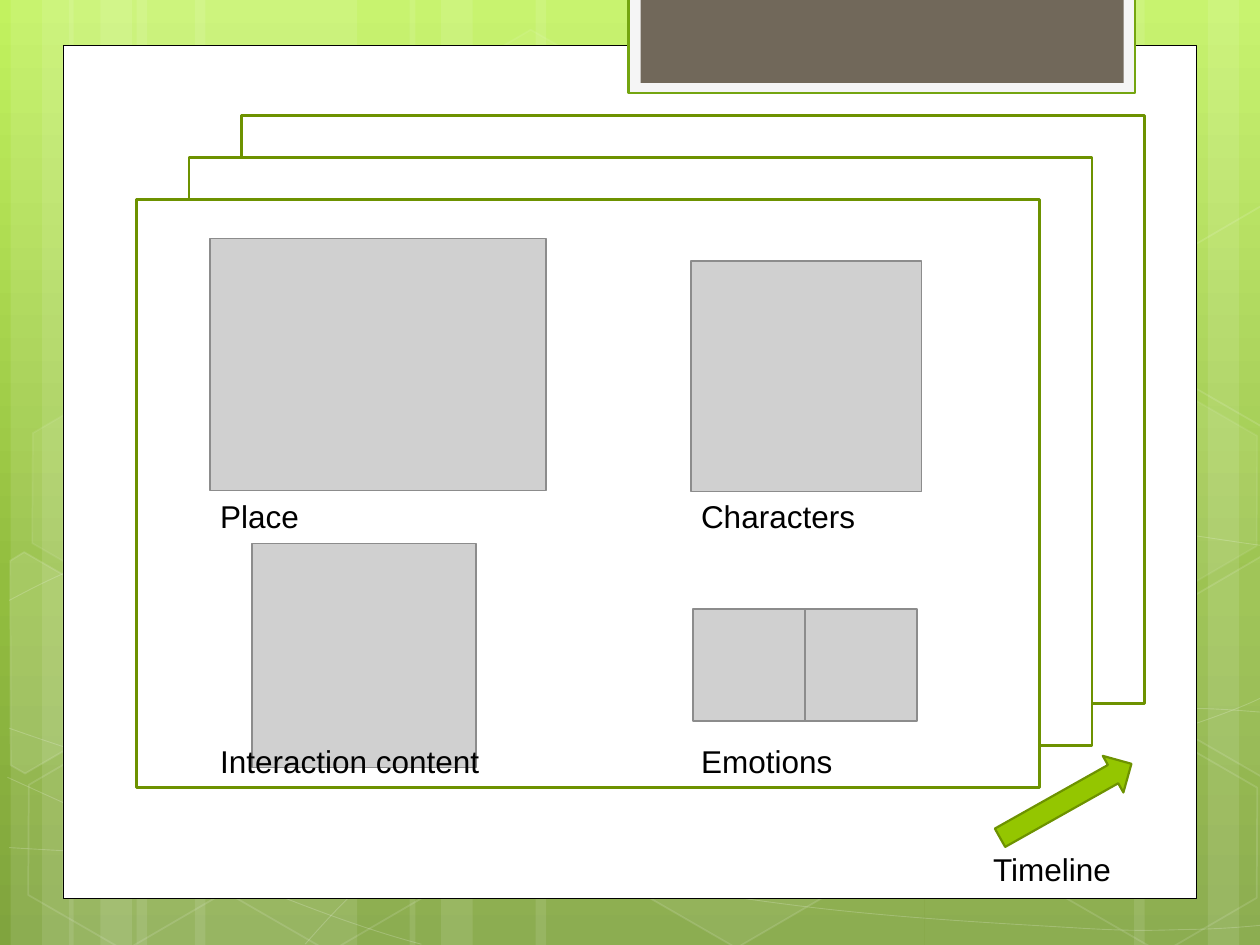
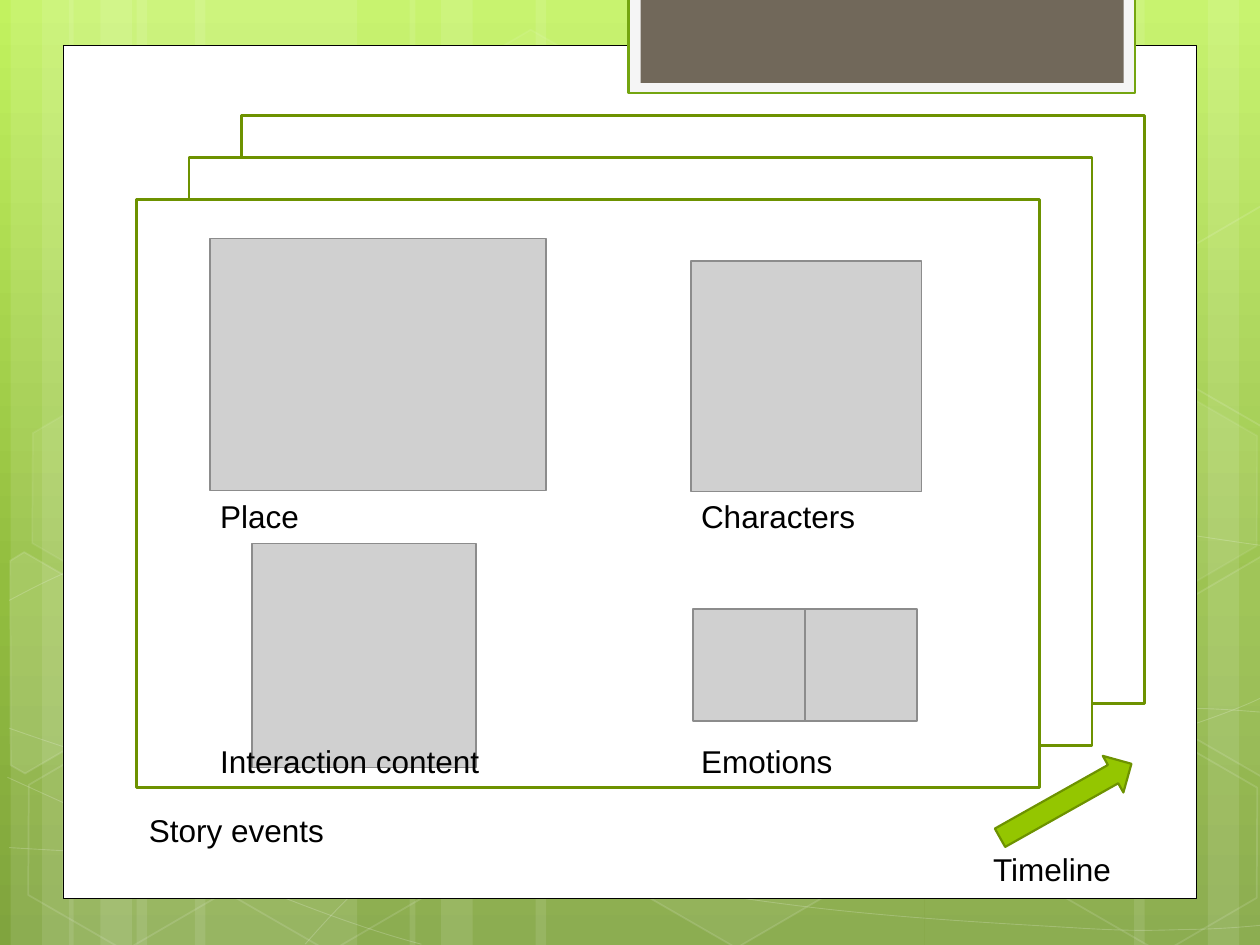
Before and after one commit to RimiChen/2016_V_SET, a slide deck: slide 5 of V-SET.pptx. Drawn at 1260x945 pixels with LibreOffice and Linux fonts; fonts in the diff are those of the drawing; grey boxes stand for pictures. Boxes give left, top, right and bottom in pixels: in the first picture for what was removed or moved away, otherwise in the second. Text is boxed around its words. In the diff, an @@ line names an element or a change of style, - is before the commit and + after.

```diff
--- a/V-SET.pptx
+++ b/V-SET.pptx
@@ text added at [149, 820, 324, 848], 18 pt, text #000000 @@
+Story events
```
Also in this commit, not shown: 1 other slide changed, 39 other files.
